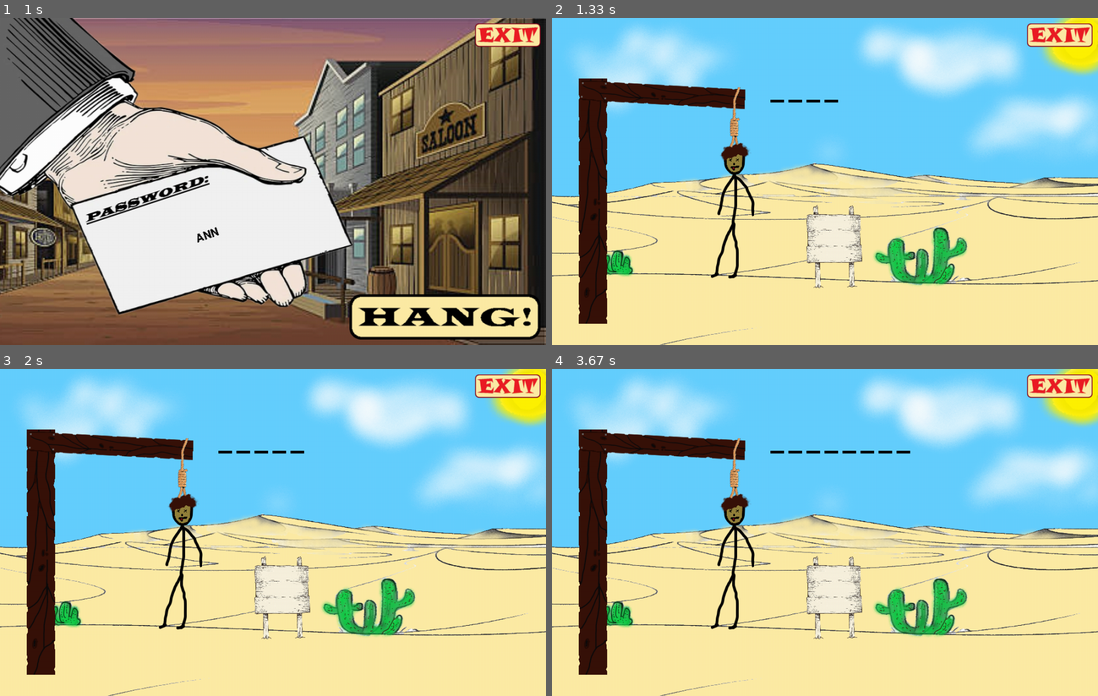
Above: before the commit, frames 1-4 (two rows, left to right).
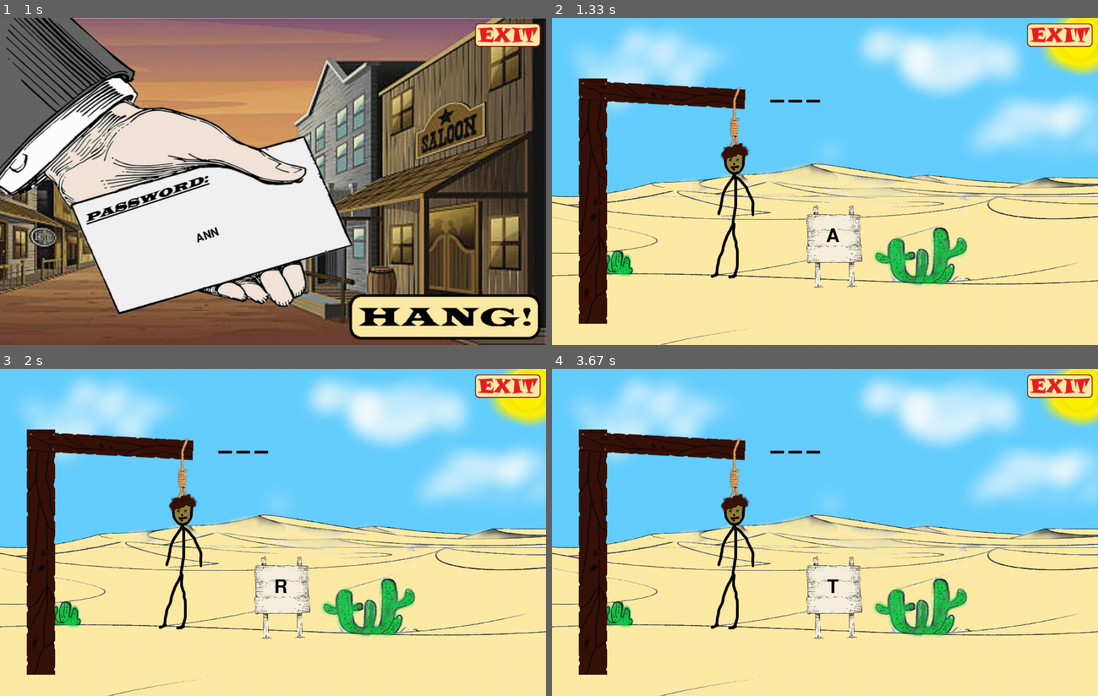
Above: after the commit, the same moments.

Repository: lefcho/Pygame
Game: pygame game, started from Hangman/hangman.py
The game is run twice, just before and just after one commit, with the same random seed, the same clock (stepped at 60 frames per second) and the same inputs.
Inputs (mouse positions are in pixels of both pictures, inside the frame that each line leads up to):
- Up to frame 1 (1 s): click (273, 132) at 0.38 s; type "ann" at 0.67 s
- Up to frame 2 (1.33 s): tap Enter at 1 s; type "a" at 1.22 s
- Up to frame 3 (2 s): tap Enter at 1.35, 1.9 s; type "r" at 1.77 s
- Up to frame 4 (3.67 s): type "o" at 2.32 s; tap Enter at 2.45, 3, 3.55 s; type "i" at 2.87 s; type "t" at 3.42 s

Frame 1 is identical in both runs. In frame 2, less than 0.1% of the frame differs, in the area x 49-53%, y 25-69%; in frame 3, 0.1%; in frame 4, 0.2%, in the area x 49-66%, y 25-69%.

Commit message:
hanging time fix

Diff:
--- a/Hangman/hangman.py
+++ b/Hangman/hangman.py
@@ -132,6 +132,7 @@
                         password = password[:-1]
                 if event.key == (pygame.K_RETURN or pygame.K_KP_ENTER) and password and entering_password:
                     hanging_time = True
+                    entering_password = False
                 if event.key == (pygame.K_RETURN or pygame.K_KP_ENTER) and letter_guess and hanging_time:
                     confirmed_guess = letter_guess
 
